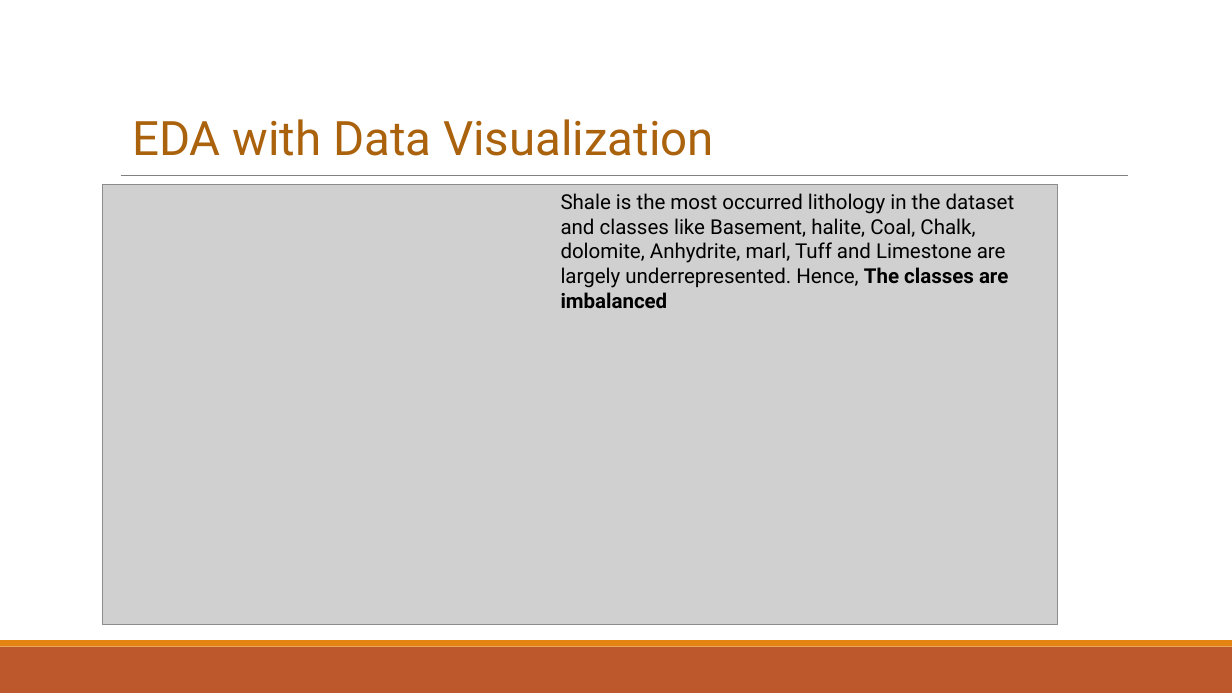
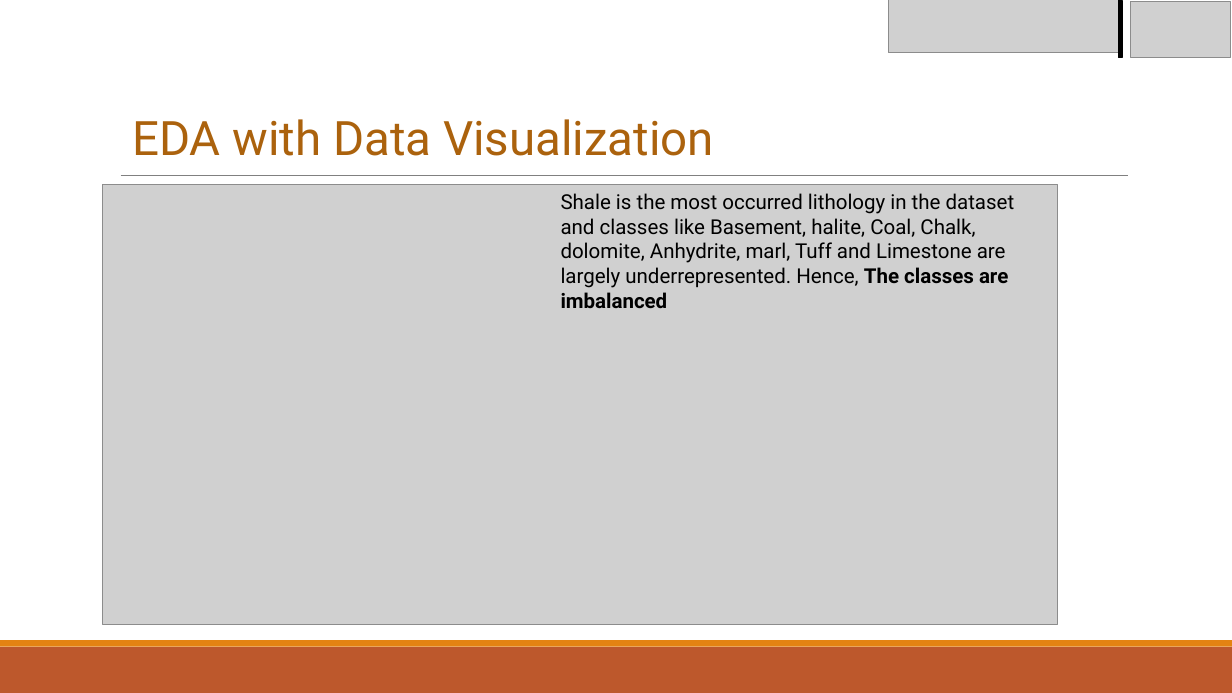
Before and after one commit to OvieIboyitie/Predicting-rock-Lithology-using-Machine-learning, a slide deck: slide 7 of Predicting rock lithology using machine learning updated.pptx. Drawn at 1232x693 pixels with LibreOffice and Linux fonts; fonts in the diff are those of the drawing; grey boxes stand for pictures. Boxes give left, top, right and bottom in pixels: in the first picture for what was removed or moved away, otherwise in the second. Text is boxed around its words. In the diff, an @@ line names an element or a change of style, - is before the commit and + after.

```diff
--- a/Predicting rock lithology using machine learning updated.pptx
+++ b/Predicting rock lithology using machine learning updated.pptx
@@ picture added at (888,0,1120,53) @@
@@ rectangle added at (1118,0,1122,57), fill #000000, outline #000000 1.25 pt @@
@@ picture added at (1131,2,1230,58) @@
```
Also in this commit, not shown: 8 other slides changed, 4 slides added, 5 slides removed.
